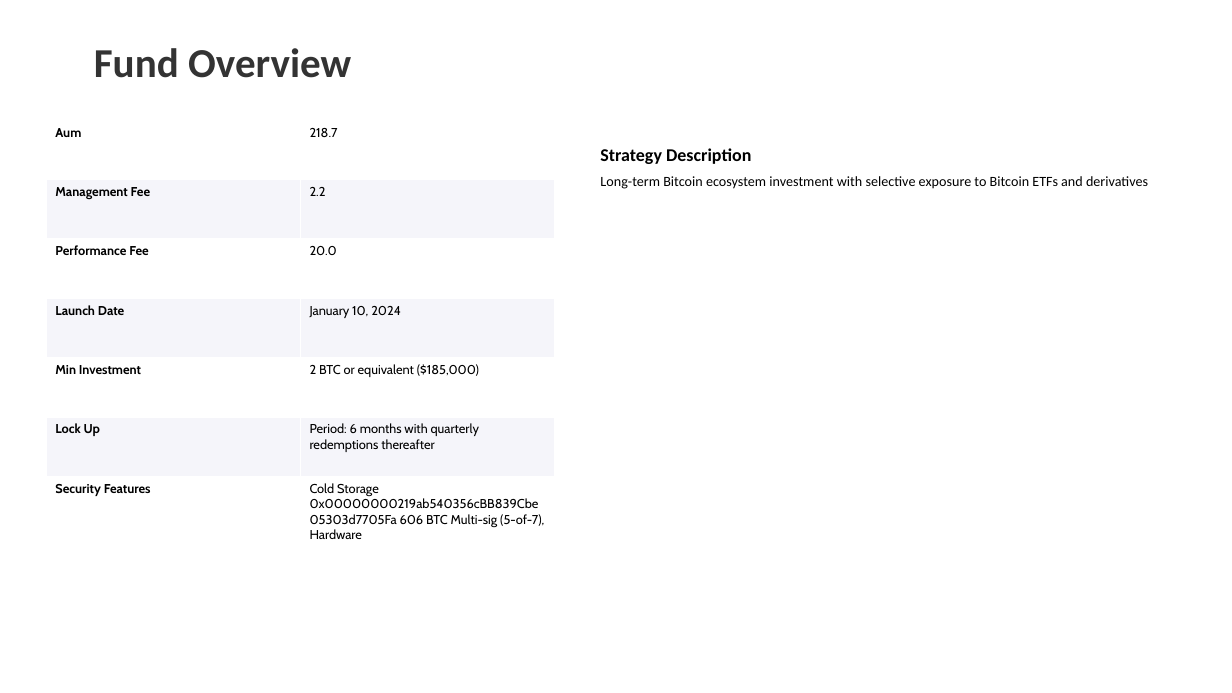
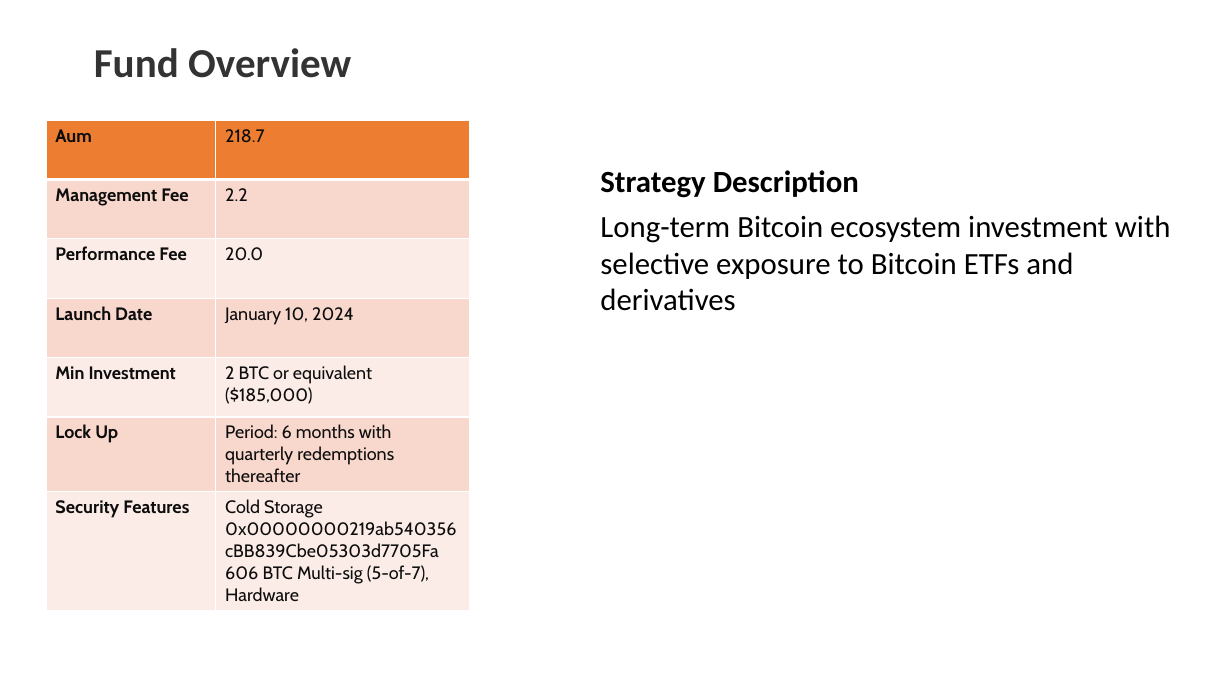
Before and after one commit to Mehdizaiem/Vault-DueDiligence-4DS1, a slide deck: slide 3 of CryptoFundDueDiligence/reports/q1_2025_bitcoin_trust_fund_analysis_1 .pptx. Drawn at 1232x693 pixels with LibreOffice and Linux fonts; fonts in the diff are those of the drawing. Boxes give left, top, right and bottom in pixels: in the first picture for what was removed or moved away, otherwise in the second. Text is boxed around its words. In the diff, an @@ line names an element or a change of style, - is before the commit and + after.

```diff
--- a/CryptoFundDueDiligence/reports/q1_2025_bitcoin_trust_fund_analysis_1 .pptx
+++ b/CryptoFundDueDiligence/reports/q1_2025_bitcoin_trust_fund_analysis_1 .pptx
@@ table at (x1=46, y1=120, x2=470, y2=608) @@
@@ fill none to #ED7D31 in row 1 @@
@@ fill #F5F5FA to #F8D7CE in 6 cells @@
@@ fill none to #FCECE8 in 6 cells @@
@@ size 10 to 14 pt, text colour #000000 to #0D0D0D @@
@@ table resized from (x1=46, y1=120, x2=555, y2=547) to (x1=46, y1=120, x2=470, y2=608) @@
@@ text "Strategy Description" at (x1=600, y1=170, x2=1171, y2=311): size 14 to 24 pt in "Strategy Description"; size 11 to 24 pt in "Long-term Bitcoin ecosystem investment with selective exposu ..." @@
```
Also in this commit, not shown: 8 other slides changed, 1 slide removed.
